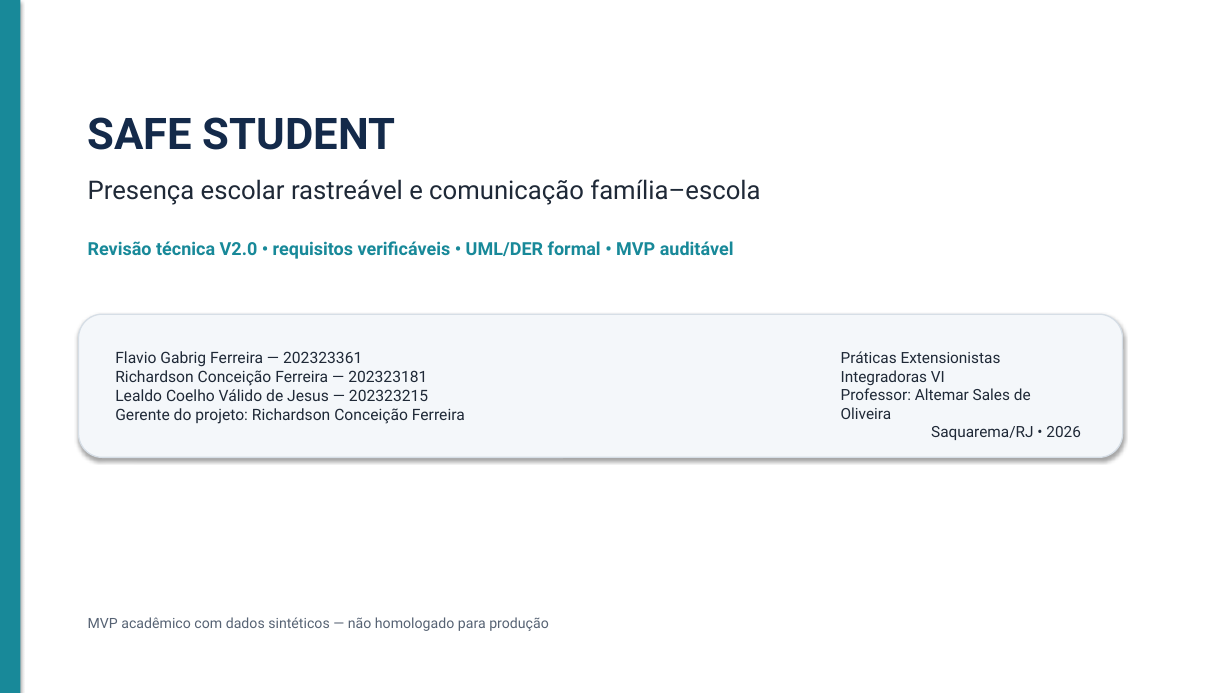
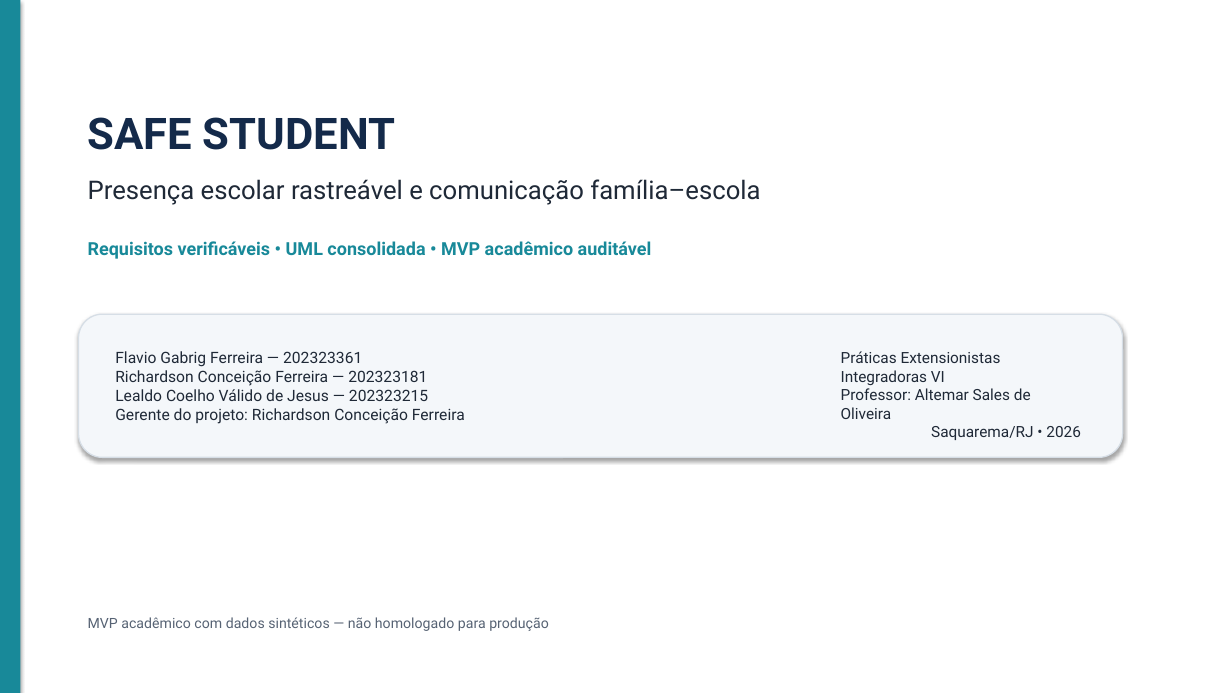
Before and after one commit to richaferreira/Safe_Student, a slide deck: slide 1 of 08_Apresentacao_Final_Safe_Student.pptx. Drawn at 1232x693 pixels with LibreOffice and Linux fonts; fonts in the diff are those of the drawing. Boxes give left, top, right and bottom in pixels: in the first picture for what was removed or moved away, otherwise in the second. Text is boxed around its words. In the diff, an @@ line names an element or a change of style, - is before the commit and + after.

```diff
--- a/08_Apresentacao_Final_Safe_Student.pptx
+++ b/08_Apresentacao_Final_Safe_Student.pptx
@@ text at [88,241,652,259]: text changed @@
-Revisão técnica V2.0 • requisitos verificáveis • UML/DER formal • MVP auditável
+Requisitos verificáveis • UML consolidada • MVP acadêmico auditável
```
Also in this commit, not shown: 6 other slides changed, 1 slide added, 1 slide removed.
